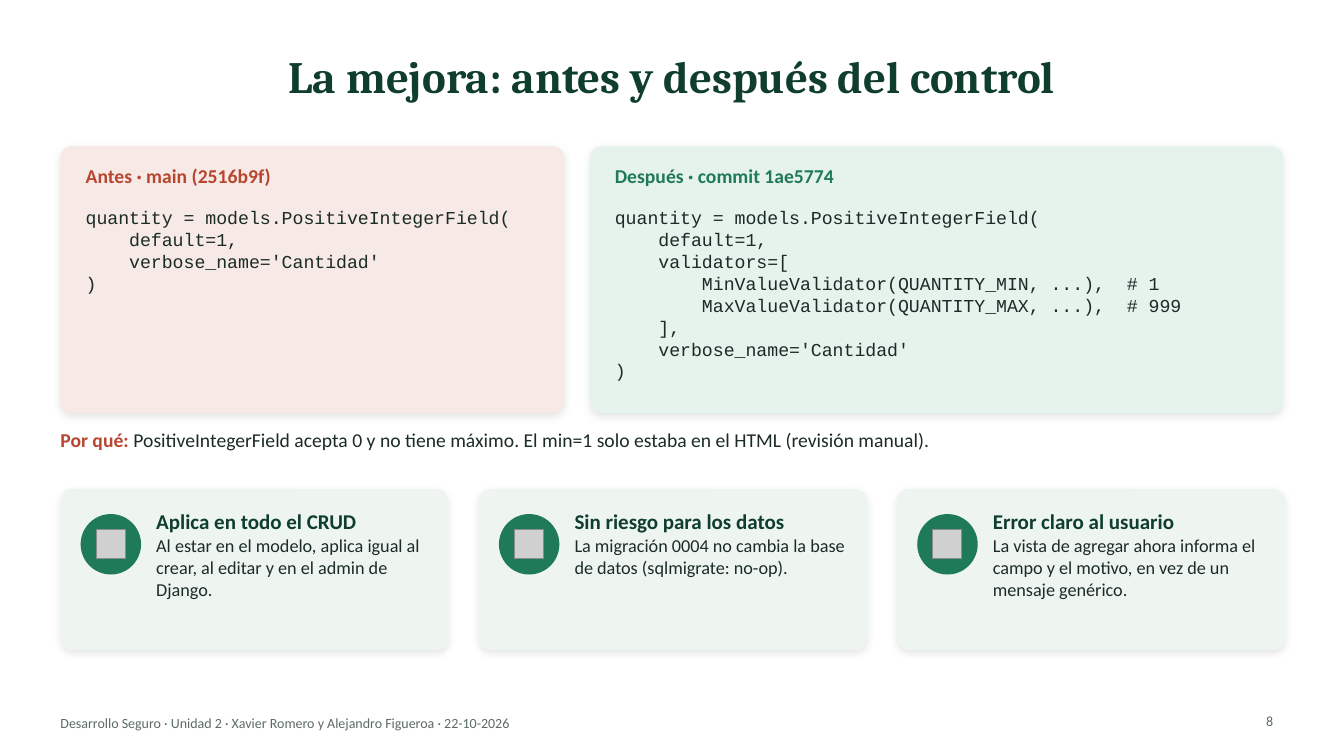
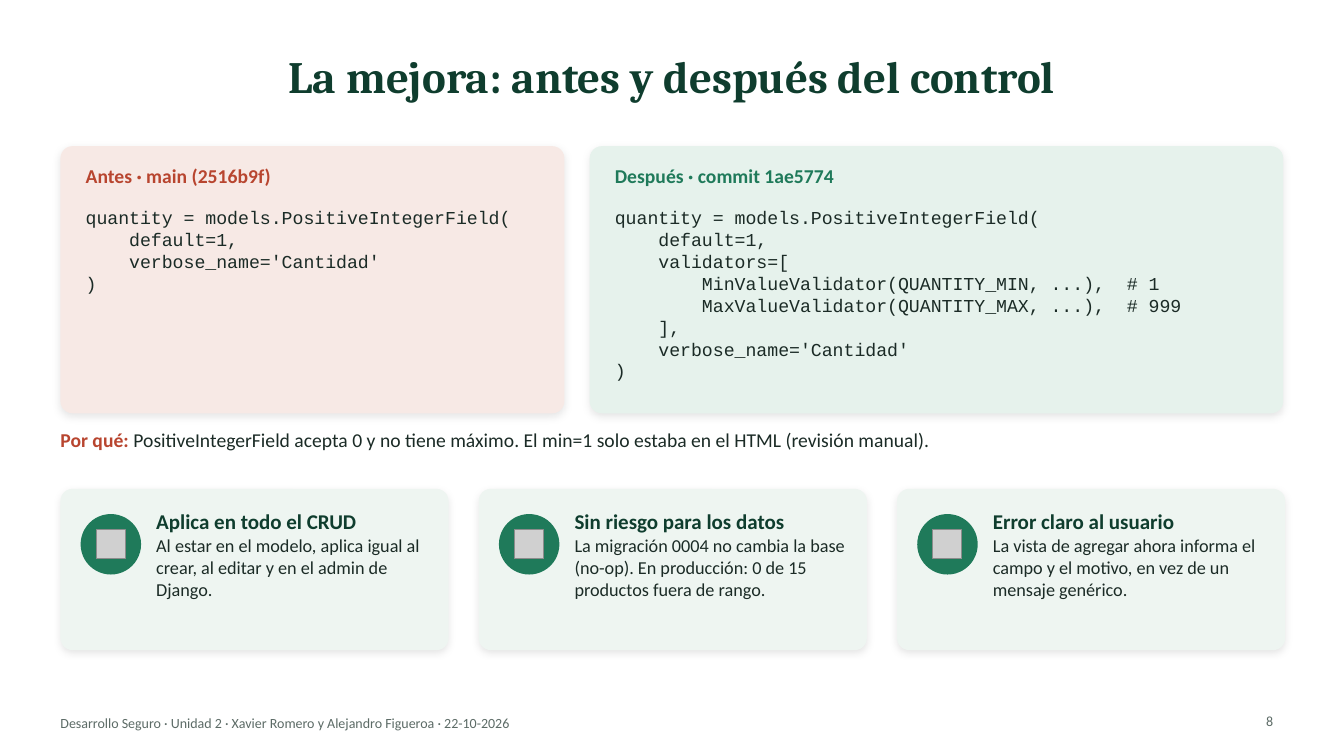
Before and after one commit to xaviiromf/desarrollo-seguro-10-09, a slide deck: slide 8 of evaluacion_u2/Presentacion_U2_Desarrollo_Seguro.pptx. Drawn at 1344x756 pixels with LibreOffice and Linux fonts; fonts in the diff are those of the drawing; grey boxes stand for pictures. Boxes give left, top, right and bottom in pixels: in the first picture for what was removed or moved away, otherwise in the second. Text is boxed around its words. In the diff, an @@ line names an element or a change of style, - is before the commit and + after.

```diff
--- a/evaluacion_u2/Presentacion_U2_Desarrollo_Seguro.pptx
+++ b/evaluacion_u2/Presentacion_U2_Desarrollo_Seguro.pptx
@@ text at (575,539,844,599): text changed @@
-La migración 0004 no cambia la base de datos (sqlmigrate: no-op).
+La migración 0004 no cambia la base (no-op). En producción: 0 de 15 productos fuera de rango.
```
Also in this commit, not shown: 12 other slides changed, 10 other files.
